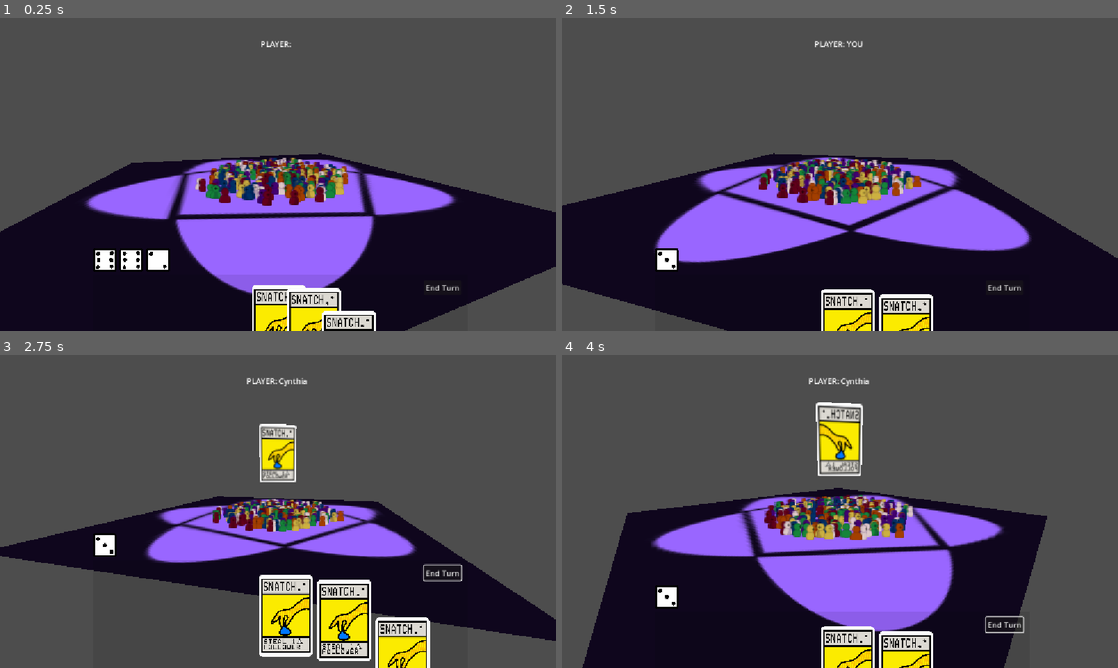
Above: before the commit, frames 1-4 (two rows, left to right).
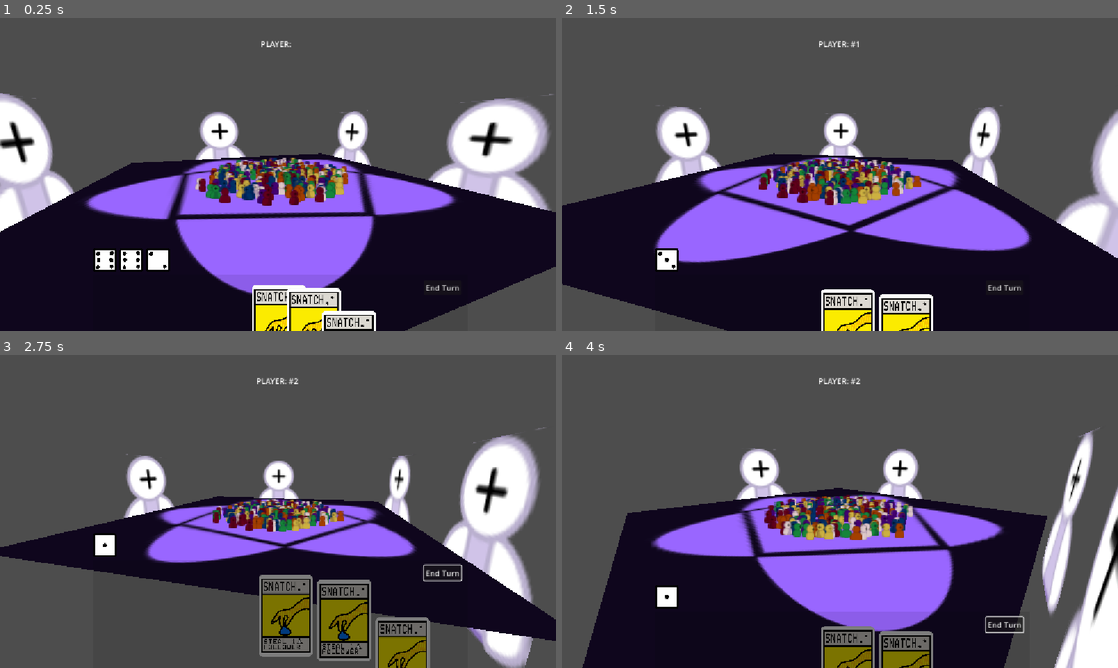
Above: after the commit, the same moments.

Repository: Kaplin86/CULTS
Game: Godot game, scene res://main.tscn
Two runs of this game, one before a commit and one after it. Both use one fixed random seed, a clock stepped at 60 frames per second and the inputs below.
Inputs (mouse positions are in pixels of both pictures, inside the frame that each line leads up to):
- Up to frame 1 (0.25 s): no input
- Up to frame 2 (1.5 s): tap Enter at 0.5 s; move the mouse to (962, 158) at 0.52 s; hold Right (ui_right) 0.53-1.25 s; tap Alt at 0.6 s; click (962, 158) at 0.67 s; drag from (728, 190) to (812, 237) at 1.27 s
- Up to frame 3 (2.75 s): click "End Turn" at 2 s
- Up to frame 4 (4 s): move the mouse to (895, 442) at 2.77 s; hold Right (ui_right) 2.78-3.5 s; tap Alt at 2.85 s; drag from (812, 574) to (673, 464) at 3.52 s

The runs differ from the first frame. In frame 1, 10% of the frame differs, in the area x 0-100%, y 24-69%; in frame 2, 6.3%; in frame 3, 15%, in the area x 17-98%, y 7-100%; in frame 4, 11%.

Commit message:
multiple players

Diff:
--- a/main.tscn
+++ b/main.tscn
@@ -11,6 +11,7 @@
 [ext_resource type="Texture2D" uid="uid://b3c7v5rq1wmc6" path="res://assets/dice/1.svg" id="8_kek77"]
 [ext_resource type="Texture2D" uid="uid://02bwcn7mc1jq" path="res://assets/board/board.svg" id="10_4c57u"]
 [ext_resource type="Texture2D" uid="uid://chlqrt03o4igh" path="res://assets/cards/snatch.svg" id="11_efxa6"]
+[ext_resource type="Texture2D" uid="uid://bkma8n3xcg3w2" path="res://followerSprites/S_L.svg" id="12_dg77c"]
 
 [sub_resource type="Curve" id="Curve_4c57u"]
 _data = [Vector2(0, 0), 0.0, 2.9023821, 0, 0, Vector2(0.25938565, 0.31056428), 1.6585643, 1.6585643, 0, 0, Vector2(1, 1), 1.5390834, 0.0, 0, 0]
@@ -235,6 +236,26 @@
 }
 speed_scale = 3.0
 
+[node name="Sprite3D" type="Sprite3D" parent="."]
+transform = Transform3D(-11.713296, 0, -0.0053755105, 0, 11.713465, 0, 0.062965855, 0, -0.9999856, 0, 0.44802046, 12.216181)
+double_sided = false
+texture = ExtResource("12_dg77c")
+
+[node name="Sprite3D2" type="Sprite3D" parent="."]
+transform = Transform3D(11.690274, 0, -0.06289504, 0, 11.713465, 0, 0.7367188, 0, 0.9980202, 5.5561914, 0.4480195, -10.088718)
+double_sided = false
+texture = ExtResource("12_dg77c")
+
+[node name="Sprite3D3" type="Sprite3D" parent="."]
+transform = Transform3D(-0.88274574, 0, 0.99715626, 0, 11.713466, 0, -11.680158, 0, -0.07536164, -11.836567, 0.4480195, 2.841321)
+double_sided = false
+texture = ExtResource("12_dg77c")
+
+[node name="Sprite3D4" type="Sprite3D" parent="."]
+transform = Transform3D(11.649832, 0, 0.10409452, 0, 11.713465, 0, -1.2193074, 0, 0.9945674, -5.676118, 0.4480195, -10.088718)
+double_sided = false
+texture = ExtResource("12_dg77c")
+
 [connection signal="gui_input" from="UIHandler/ViewCards" to="UIHandler" method="_on_view_cards_gui_input"]
 [connection signal="mouse_entered" from="UIHandler/ViewCards" to="UIHandler" method="_on_view_cards_mouse_entered"]
 [connection signal="mouse_exited" from="UIHandler/ViewCards" to="UIHandler" method="_on_view_cards_mouse_exited"]
--- a/scripts/BoardHandler.gd
+++ b/scripts/BoardHandler.gd
@@ -1,7 +1,7 @@
 extends Node
 class_name boardHandlerNode
 
-var playerObjects : Array[PlayerResource] = [PlayerResource.new(true,References.takenNames),PlayerResource.new(false,References.takenNames),PlayerResource.new(false,References.takenNames),PlayerResource.new(false,References.takenNames),PlayerResource.new(false,References.takenNames)]
+var playerObjects : Array[PlayerResource] = [PlayerResource.new(true,References.takenNames),PlayerResource.new(true,References.takenNames),PlayerResource.new(false,References.takenNames),PlayerResource.new(false,References.takenNames),PlayerResource.new(false,References.takenNames)]
 
 @export var MainArea : Area3D
 @export var PlayerplayingAreas : Array[Area3D] = []
--- a/ui_handler.gd
+++ b/ui_handler.gd
@@ -22,7 +22,13 @@
 		if Input.is_action_just_pressed("ui_right"):
 			cardContainer.changeToIndex(cardContainer.getCurrentIndex() + 1)
 	else:
-		$ViewCards.global_position.y = lerp($ViewCards.global_position.y,532.0,0.1)
+		if References.boardHandler.get("currentPlayer"):
+			if References.boardHandler.currentPlayer.isUser:
+				$ViewCards.global_position.y = lerp($ViewCards.global_position.y,532.0,0.1)
+			else:
+				$ViewCards.global_position.y = lerp($ViewCards.global_position.y,902.0,0.1)
+		else:
+			$ViewCards.global_position.y = lerp($ViewCards.global_position.y,532.0,0.1)
 
 	if dragging:
 		draggingCard.global_position = draggingOffset + get_global_mouse_position()
@@ -31,9 +37,15 @@
 	if $"../BigCard":
 		$"../BigCard".rotation.y += _delta * 3
 
+	if References.boardHandler.currentPlayer:
+		if !References.boardHandler.currentPlayer.isUser:
+			viewCards = false
+
 
 func _on_view_cards_mouse_entered() -> void:
-	viewCards = true
+	if References.boardHandler.currentPlayer:
+		if References.boardHandler.currentPlayer.isUser:
+			viewCards = true
 
 
 func _on_view_cards_mouse_exited() -> void:
@@ -108,7 +120,7 @@
 	if playerObject.isUser:
 		for I in References.boardHandler.playerObjects:
 			if I.isUser and I != playerObject:
-				$PlayerIndicator.text = "PLAYER: #" + str(References.boardHandler.playerObjects.find(playerObject))
+				$PlayerIndicator.text = "PLAYER: #" + str(References.boardHandler.playerObjects.find(playerObject) + 1)
 				return
 		$PlayerIndicator.text = "PLAYER: YOU"
 	else:
Not shown: 1 places in main.tscn that only renumber resources
